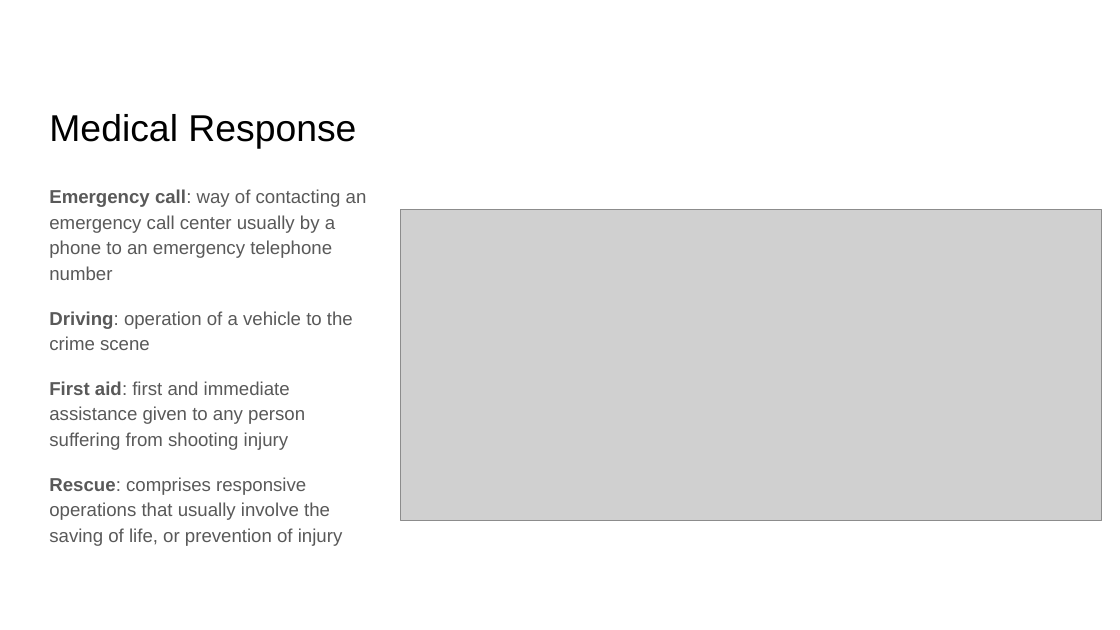
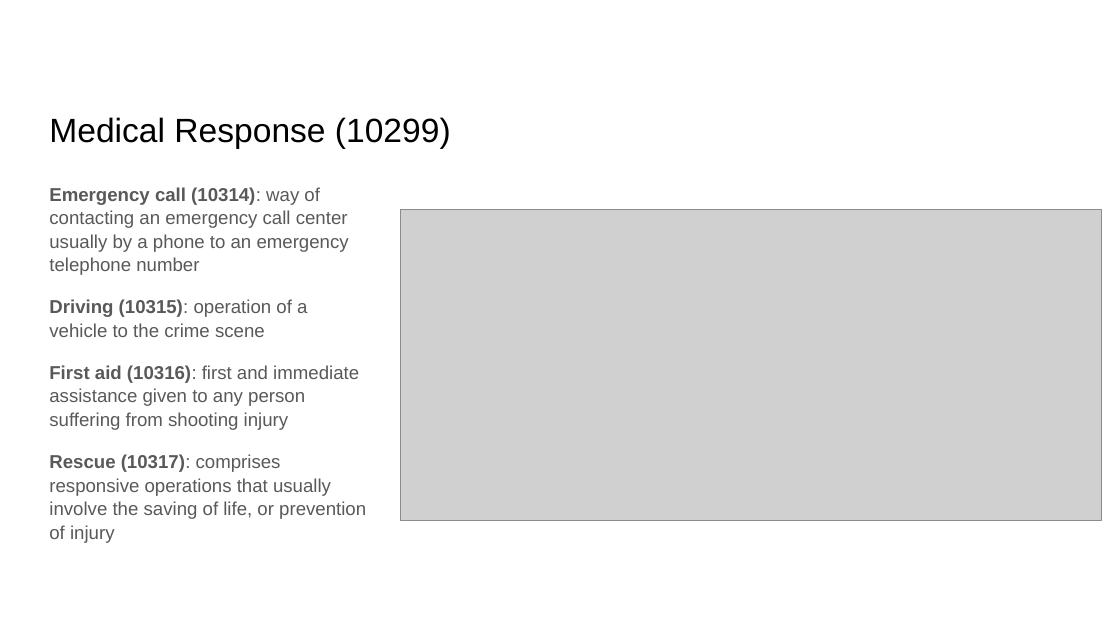
Before and after one commit to RESIN-KAIROS/schemalib, a slide deck: slide 6 of hrf/mass_shooting.pptx. Drawn at 1120x630 pixels with LibreOffice and Linux fonts; fonts in the diff are those of the drawing; grey boxes stand for pictures. Boxes give left, top, right and bottom in pixels: in the first picture for what was removed or moved away, otherwise in the second. Text is boxed around its words. In the diff, an @@ line names an element or a change of style, - is before the commit and + after.

Commit message:
HRF mass shooting, terrorist attack

```diff
--- a/hrf/mass_shooting.pptx
+++ b/hrf/mass_shooting.pptx
@@ title at [49,117,451,148]: text changed; size 24 to 21.6 pt @@
-Medical Response
+Medical Response (10299)
@@ text at [49,187,366,543]: text changed @@
-Emergency call: way of contacting an emergency call center usually by a phone to an emergency telephone number
-Driving: operation of a vehicle to the crime scene
-First aid: first and immediate assistance given to any person suffering from shooting injury
-Rescue: comprises responsive operations that usually involve the saving of life, or prevention of injury
+Emergency call (10314): way of contacting an emergency call center usually by a phone to an emergency telephone number
+Driving (10315): operation of a vehicle to the crime scene
+First aid (10316): first and immediate assistance given to any person suffering from shooting injury
+Rescue (10317): comprises responsive operations that usually involve the saving of life, or prevention of injury
```
Also in this commit, not shown: 4 other slides changed, 1 other file.
